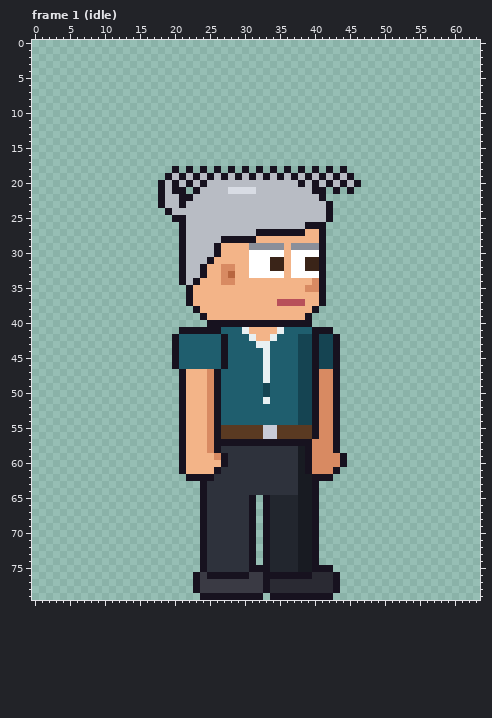
Pixel-art file, stored at sprites/expo/expo_tina_right_anim.aseprite. Above, as it was before the edit.
64x80 pixels, 135 frames. Colours within 5 levels of each other are drawn and written as one. Shown: frame 1 (idle). The commit also changed other frames, which this record leaves out.
After:
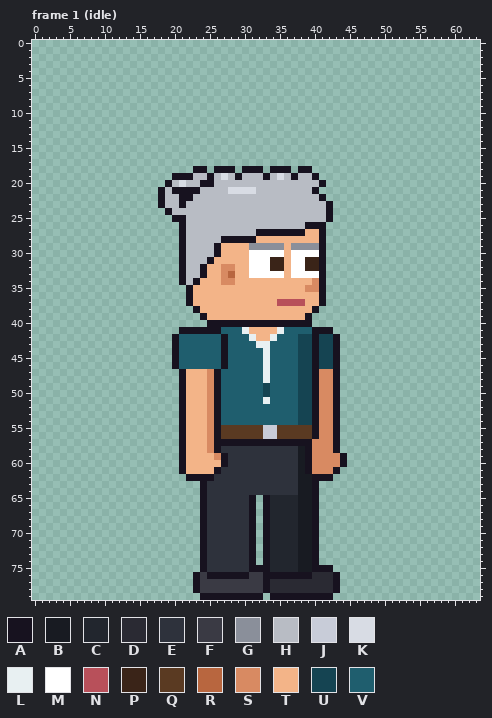
Palette (. is transparent): A #17121f  B #181b22  C #22262e  D #2a2a33  E #2e323c  F #3a3a44  G #8a8f9a  H #b8bcc4  J #c8ccd8  K #d8dce4  L #e8f0f2  M #ffffff  N #b8505a  P #3a2418  Q #5a3a22  R #b8663f  S #d88a62  T #f3b488  U #154452  V #1f5e6e
Change:
--- frame 1 (idle), layer "Hair"
@@ x 16..48 @@
 17 .................................
-18 ....A.A.A.A.A.A.A.A.A.A.A.A.A....
-19 ...AHAHAHAHAHAHAHAHAHAHAHAHAHA...
-20 ..AHAHAHAHHHHHHHHHHHHHAHAHAHAHA..
-21 ..AHAA.AHHHHKKKKHHHHHHHHAA.A.A...
+18 .......AA.AAA.AAA.AAA.AA.........
+19 ....AAAHHAHKHAHHHAHKHAHHA........
+20 ...AHKHHAAHHHHHHHHHHHHHHHA.......
+21 ..AHAAAAHHHHKKKKHHHHHHHHA........
 22 ..AHHAAHHHHHHHHHHHHHHHHHHA.......
